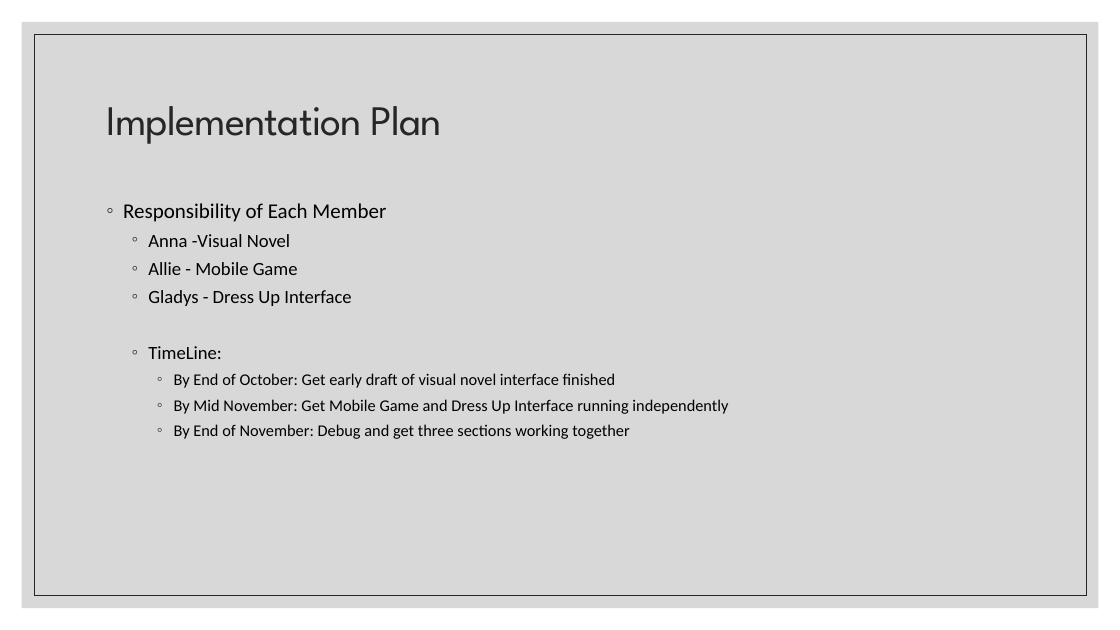
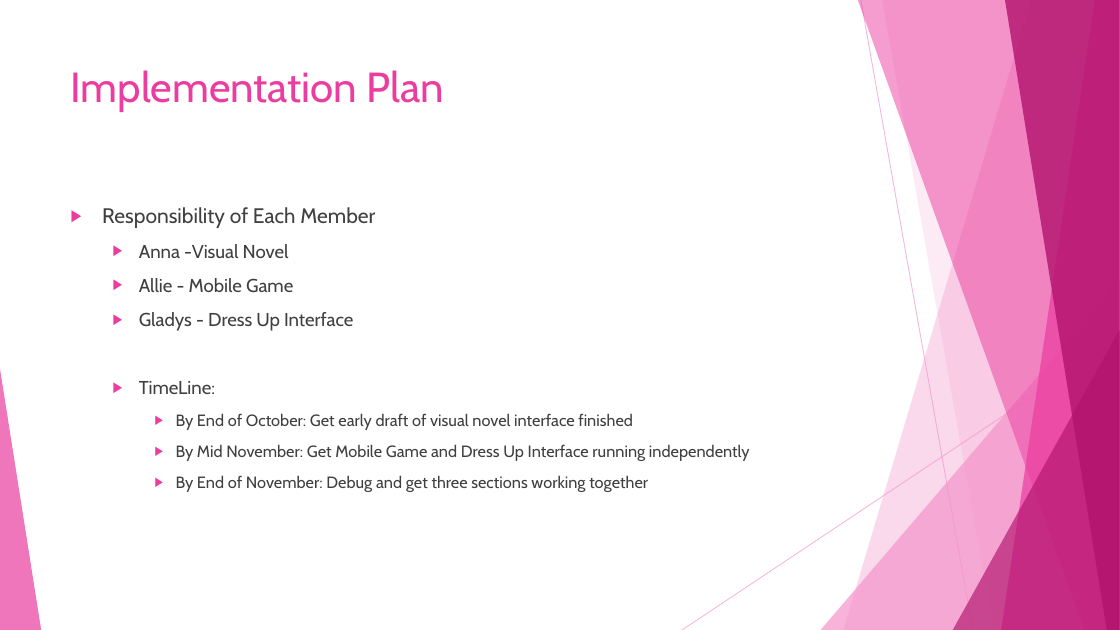
Before and after one commit to alexandraburress/488GroupProject, a slide deck: slide 14 of SchoolReport/Mobile Wizard Dress-Up Game.pptx. Drawn at 1120x630 pixels with LibreOffice and Linux fonts; fonts in the diff are those of the drawing. Boxes give left, top, right and bottom in pixels: in the first picture for what was removed or moved away, otherwise in the second. Text is boxed around its words. In the diff, an @@ line names an element or a change of style, - is before the commit and + after.

```diff
--- a/SchoolReport/Mobile Wizard Dress-Up Game.pptx
+++ b/SchoolReport/Mobile Wizard Dress-Up Game.pptx
@@ rectangle removed at [22, 22, 1099, 608] @@
@@ rectangle removed at [34, 34, 1086, 596] @@
@@ title "Implementation Plan": place and size @@
-title "Implementation Plan" at [106, 106, 442, 144]
+title "Implementation Plan" at [71, 70, 444, 112]
@@ title "Implementation Plan" at [71, 70, 444, 112]: font League Spartan to Cabin, text colour #262626 to #EB3D9F, letter spacing -0.7 to 0 pt; line spacing 0.9 to 1; vertical alignment middle to top @@
@@ text "Responsibility of Each Member": place and size @@
-text "Responsibility of Each Member" at [123, 203, 728, 439]
+text "Responsibility of Each Member" at [102, 207, 750, 492]
@@ text "Responsibility of Each Member" at [102, 207, 750, 492]: font Calibri to Cabin, text colour #000000 to #404040; bullet ◦ to ▶; more space between paragraphs; bullet colour #262626 to #EB3D9F @@
@@ group added at [0, 0, 1120, 630]: 5 freeform shapes, 3 triangles, 2 lines @@
```
Also in this commit, not shown: 13 other slides changed, 1 other file.
